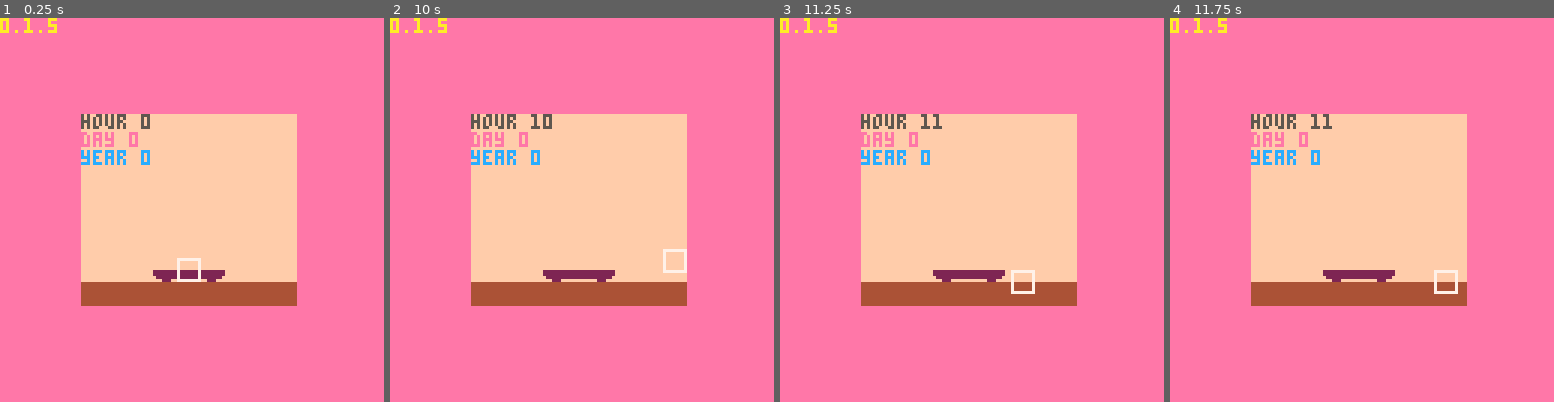
Above: before the commit, frames 1-4 (left to right).
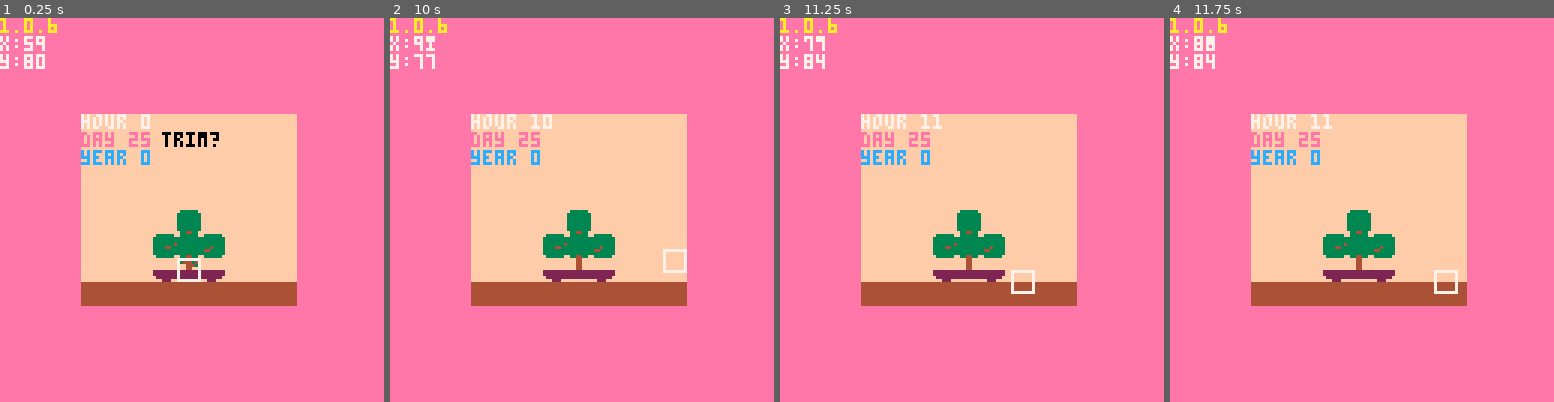
Above: after the commit, the same moments.

Repository: onefinedruid/bit-bonsai
Game: PICO-8 cartridge bitbonsai.p8
Same seed, same stepped clock (60 frames per second), same inputs: the game is played once before the commit and once after it.
Inputs:
- Up to frame 1 (0.25 s): no input
- Up to frame 2 (10 s): tap X (X key) at 0.33, 1.07, 1.85, 2.97, 4.08, 5.2, 6.32, 7.43, 8.55, 9.67 s; hold Right 1.6-2.1 s; hold Up 2.15-2.42 s; hold Right 2.47-3.03 s; hold Left 3.08-3.58 s; hold Down 3.63-3.97 s; hold Right 4.02-4.68 s; hold Up 4.73-5.03 s; hold Left 5.08-5.68 s; hold Down 5.73-6.03 s; hold Right 6.08-6.58 s; hold Right 6.63-7.13 s; hold Up 7.18-7.45 s; hold Right 7.5-8.07 s; hold Left 8.12-8.62 s; hold Down 8.67-9 s; hold Right 9.05-9.72 s; hold Up from 9.77 s (still down)
- Up to frame 3 (11.25 s): release Up at 10.07 s; hold Left 10.12-10.72 s; hold Down 10.77-11.07 s; tap X (X key) at 10.78 s; hold Right from 11.12 s (still down)
- Up to frame 4 (11.75 s): release Right at 11.62 s

The runs differ from the first frame. In frame 1, 2.8% of the frame differs, in the area x 0-59%, y 0-66%; in frame 2, 2.5%; in frame 3, 2.5%; in frame 4, 2.5%.

Commit message:
v0.1.6
-refactored growth algo

Diff:
--- a/bitbonsai.p8
+++ b/bitbonsai.p8
@@ -3,10 +3,11 @@
 __lua__
 --init
 function init()
+version="1.0.6"
 sec=stat(95)
 nsec=0
 hour=0
-day=0
+day=25
 year=0
 date=""
 mapx=17
@@ -14,10 +15,14 @@
 rooty=80
 selx=rootx
 sely=rooty
-flag1=true
-flag2=true
+flag1,flag2,flag3,flag4,flag5=
+true,true,true,true,true
 root_spr=7
-trunk_spr=28
+trunk_spr=12
+topcenter=40
+llbranch=11
+lrbranch=13
+
 
 
 cls(14)
@@ -30,16 +35,23 @@
 
 		function drawmap()
 				map(mapx,0,3,8,128,128,1)
-				print("hour "..tostr(hour),27,32,5)
+				print("hour "..tostr(hour),27,32,7)
 				print("day " ..tostr(day),27,38,14)
 				print("year " ..tostr(year),27,44,12)
 		end
 		drawmap()
 		palt(6,true)
 
+		function trimtext()
+		  print("trim?",54,38,0)
+		end
+
 --version
-print("0.1.5",0,0,10)
-
+print(version,0,0,10)
+
+--debug
+print("x:"..tostr(selx), 0,6,7)
+print("y:"..tostr(sely), 0,12,7)
 
 -- seasons
   if day==92 then
@@ -66,12 +78,14 @@
 
 
 --tree growth
+
+--day 5
 if day>=5 then
   spr(root_spr,rootx,rooty)
   --trim
   if flag1==true then
 		  if selx==rootx and sely==rooty then
-		    print("trim?",56,32,7) end
+		    trimtext()
 		    if btnp(5) then
 		      if root_spr==7 then
 		        root_spr=23
@@ -80,44 +94,75 @@
 		        flag1=false
 		      end
 		    end
-		 end
-end
-
+		  end
+  end
+end
+
+--day 10
+if day>=10 then
+  spr(42,rootx,rooty-8)
+end
+
+--day 15
 if day>=15 then
-  spr(42,rootx,rooty-8)
-  end
-
-if day>=25 then
   spr(9,rootx,rooty-8)
   spr(8,rootx-8,rooty-8)
   spr(10,rootx+8,rooty-8)
-  spr(40,rootx,rooty-16)
-  end
-
-if day>=35 then
-  spr(42,rootx,rooty-16)
-  spr(26,rootx+8,rooty-8)
-  spr(25,rootx,rooty-8)
-  spr(24,rootx-8,rooty-8)
-  end
-
-if day>=45 then
-  spr(12,rootx,rooty-16)
-  spr(27,rootx-8,rooty-8)
+  spr(topcenter,rootx,rooty-16)
+end
+
+--day 25
+if day>=25 then
+  spr(topcenter,rootx,rooty-16)
+  spr(llbranch,rootx-8,rooty-8)
   spr(trunk_spr,rootx,rooty-8)
-  spr(29,rootx+8,rooty-8)
+  spr(lrbranch,rootx+8,rooty-8)
+  if topcenter==40 then topcenter=12 end
   --trim
   if flag2==true then
 		  if selx==rootx and sely==(rooty-8) then
-		    print("trim?",56,32,7)
+		    trimtext()
 		    if btnp(5) then
-		      if trunk_spr==28 then
-		        trunk_spr=44
+		      if trunk_spr==12 then
+		        trunk_spr=9
 		        flag2=false
 		      end
 		    end
 		  end
 		end
+		if flag3==true then
+		  if selx==rootx and sely==(rooty-16) then
+		    trimtext()
+		    if btn(5) then
+		      if topcenter==12 then
+		        topcenter=42
+		        flag3=false
+		      end
+		    end
+		  end
+  end
+  if flag4==true then
+		  if selx==rootx-8 and sely==(rooty-8) then
+		    trimtext()
+		    if btn(5) then
+		      if llbranch==11 then
+		        llbranch=24
+		        flag4=false
+		      end
+		    end
+		  end
+  end
+  if flag5==true then
+		  if selx==rootx+8 and sely==(rooty-8) then
+		    trimtext()
+		    if btn(5) then
+		      if lrbranch==13 then
+		        lrbranch=26
+		        flag5=false
+		      end
+		    end
+		  end
+  end
 end
 
 --cursor
@@ -139,9 +184,6 @@
 --debug
 --print(sec, 0, 0, 0)
 --print(nsec, 0, 8, 0)
---print("x:"..tostr(selx), 0,0,7)
---print("y:"..tostr(sely), 0,6,7)
-
 
 --eof
 end
@@ -200,10 +242,10 @@
 eeeeeeee77777777577777700000000000000000000000000000000000000000fffffffffff44ffff344443fffffffffff4444ffffffffff0000000000000000
 eeeeeeee77777777573737700000000000000000000000000000000000000000ffffffff33344ffffff44ffffffffffffff44fffffffffff0000000000000000
 eeeeeeee77777777577373700000000000000000000000000000000000000000ffffffff34344ffffff44ffffffffffffff44fffffffffff0000000000000000
-eeeeeeee77777777573737700000000000000000000000000000000000000000ff3333ff33444fff33344333ffff444ffff44fffff444fff0000000000000000
-eeeeeeee77777777577373700000000000000000000000000000000000000000f333433ffff4433344344344ffffff4444444444444fffff0000000000000000
-eeeeeeee7777777757777770000000000000000000000000000000000000000033343333fff4434333444433ffffffffff4444ffffffffff0000000000000000
-eeeeeeee77777777600000000000000000000000000000000000000000000000ff3333fffff44433fff44ffffffffffffff44fffffffffff0000000000000000
+eeeeeeee77777777573737700000000000000000000000000000000000000000fff333ff33444fff33344333ffff444ffff44fffff444fff0000000000000000
+eeeeeeee77777777577373700000000000000000000000000000000000000000ff33333ffff4433344344344ffffff4444444444444fffff0000000000000000
+eeeeeeee77777777577777700000000000000000000000000000000000000000f333433ffff4434333444433ffffffffff4444ffffffffff0000000000000000
+eeeeeeee77777777600000000000000000000000000000000000000000000000ff3433fffff44433fff44ffffffffffffff44fffffffffff0000000000000000
 99999999000000005555555600000000000000000000000000000000000000000000000000000000000000000000000000000000000000000000000000000000
 99999999000000005777777000000000000000000000000000000000000000000000000000000000000000000000000000000000000000000000000000000000
 9999999900000000577ee77000000000000000000000000000000000000000000000000000000000000000000000000000000000000000000000000000000000
@@ -349,8 +391,8 @@
 0101010101010101010000000000002020202020202020202020202020202020201010101010101010101010101010101010303030303030303030303030303030303021212121212121212121212121212121210000000000000000000000000000000000000000000000000000000000000000000000010101010101010101
 0101010101010101010000000000002020202020202020202020202020202020201010101010101010101010101010101010303030303030303030303030303030303021212121212121212121212121212121210000000000000000000000000000000000000000000000000000000000000000000000010101010101010101
 0101010101010101010000000000002020202020202020202020202020202020201010101010101010101010101010101010303030303030303030303030303030303021212121212121212121212121212121210000000000000000000000000000000000000000000000000000000000000000000000010101010101010101
-0101010128010101010000000000002020202020010101010101010101202020201010101001010101010101010110101010303030300101010101010101013030303021212121010101010101010101212121210000000000000000000000000000000000000000000000000000000000000000000000010101010101010101
-01010108190a0101010000000000002020202020010101010101010101202020201010101001010101010101010110101010303030300101010101010101013030303021212121010101010101010101212121210000000000000000000000000000000000000000000000000000000000000000000000000000000000000000
+0101010101010101010000000000002020202020010101010101010101202020201010101001010101010101010110101010303030300101010101010101013030303021212121010101010101010101212121210000000000000000000000000000000000000000000000000000000000000000000000010101010101010101
+010101010c010101010000000000002020202020010101010101010101202020201010101001010101010101010110101010303030300101010101010101013030303021212121010101010101010101212121210000000000000000000000000000000000000000000000000000000000000000000000000000000000000000
 01010118091a0101010000000000002020202020010101010101010101202020201010101001010101010101010110101010303030300101010101010101013030303021212121010101010101010101212121210000000000000000000000000000000000000000000000000000000000000000000000000000000000000000
 0101010306050101010000000000002020202020010101010101010101202020201010101001010101010101010110101010303030300101010101010101013030303021212121010101010101010101212121210000000000000000000000000000000000000000000000000000000000000000000000000000000000000000
 0202020202020202020000000000002020202020010101010101010101202020201010101001010101010101010110101010303030300101010101010101013030303021212121010101010101010101212121210000000000000000000000000000000000000000000000000000000000000000000000000000000000000000
